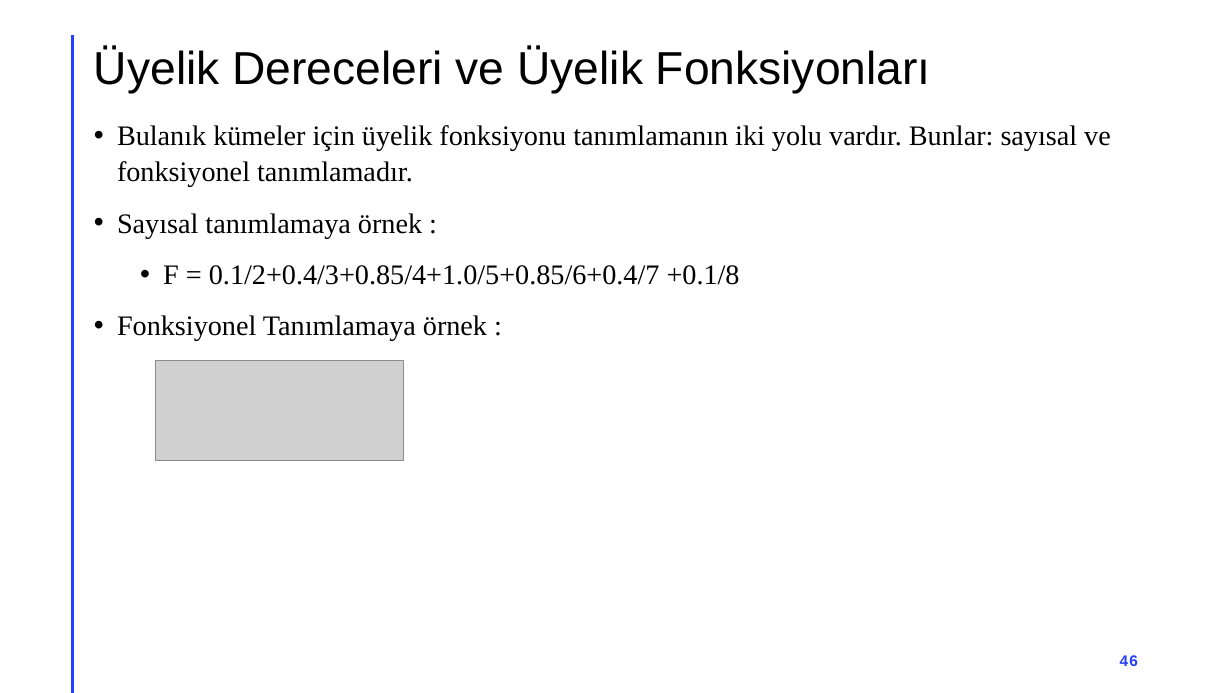
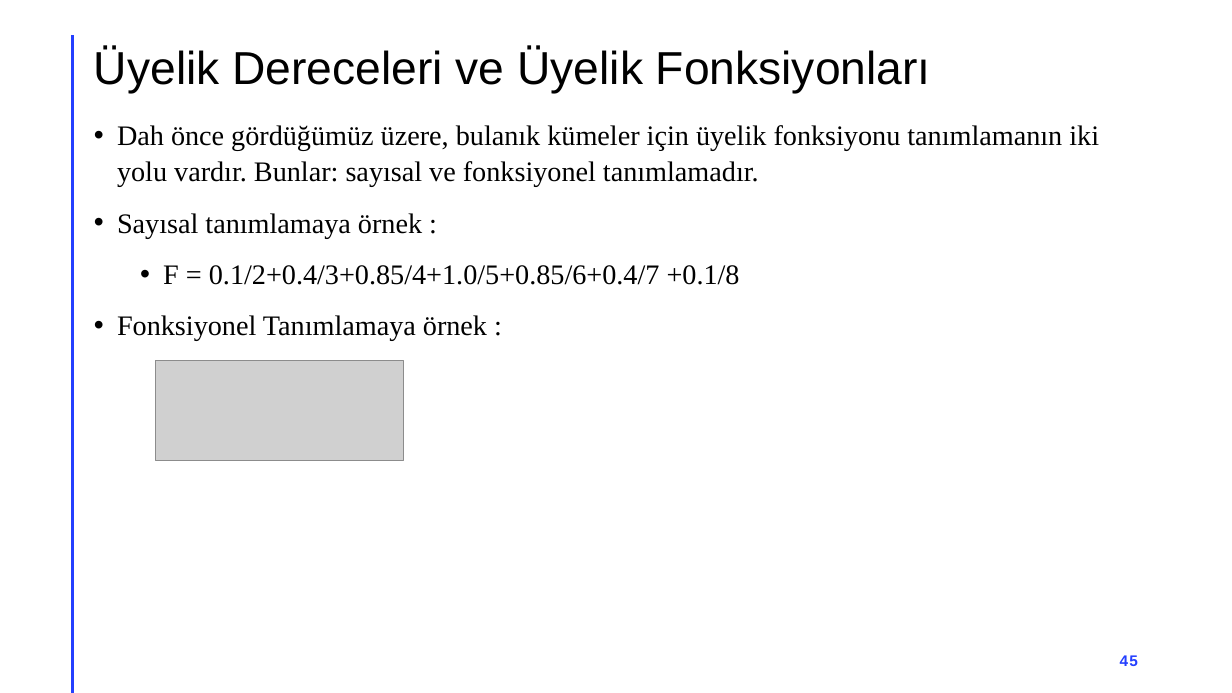
Before and after one commit to akaraci/Ileri-Bulanik-Mantik, a slide deck: slide 45 of Hafta-2.pptx (slide 46 before the commit). Drawn at 1232x693 pixels with LibreOffice and Linux fonts; fonts in the diff are those of the drawing; grey boxes stand for pictures. Boxes give left, top, right and bottom in pixels: in the first picture for what was removed or moved away, otherwise in the second. Text is boxed around its words. In the diff, an @@ line names an element or a change of style, - is before the commit and + after.

```diff
--- a/Hafta-2.pptx
+++ b/Hafta-2.pptx
@@ text at (x1=117, y1=125, x2=1099, y2=187): text changed @@
-• Bulanık kümeler için üyelik fonksiyonu tanımlamanın iki yolu vardır. Bunlar: sayısal ve fonksiyonel tanımlamadır.
+• Dah önce gördüğümüz üzere, bulanık kümeler için üyelik fonksiyonu tanımlamanın iki yolu vardır. Bunlar: sayısal ve fonksiyonel tanımlamadır.
```
Also in this commit, not shown: 24 other slides changed, 1 slide removed, 2 other files.
